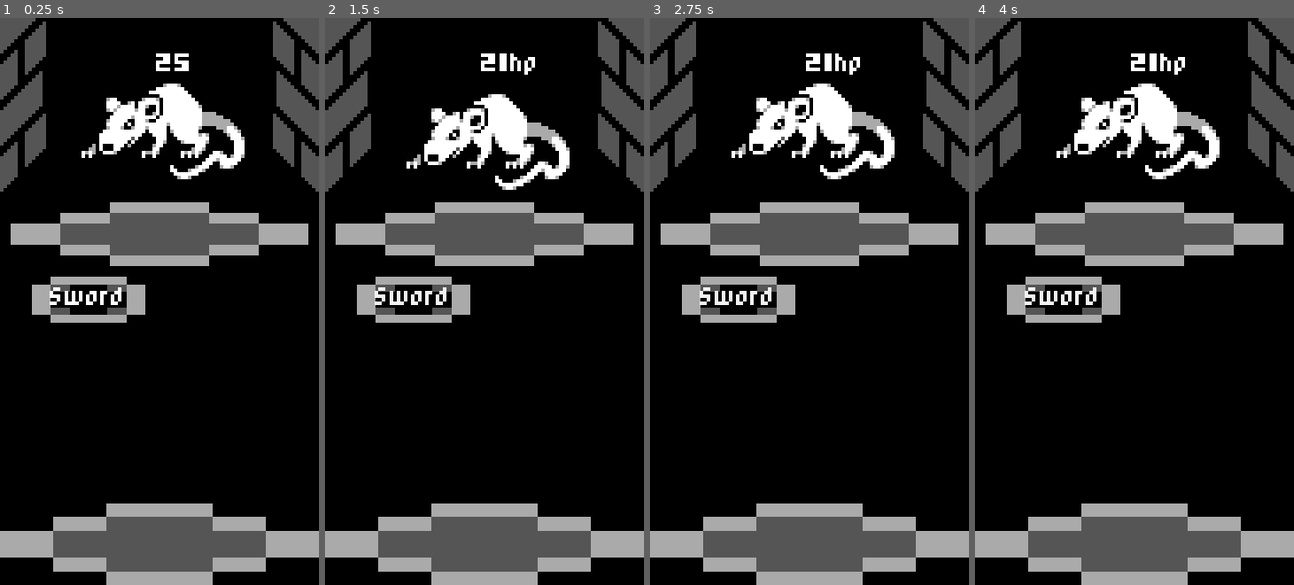
Above: before the commit, frames 1-4 (left to right).
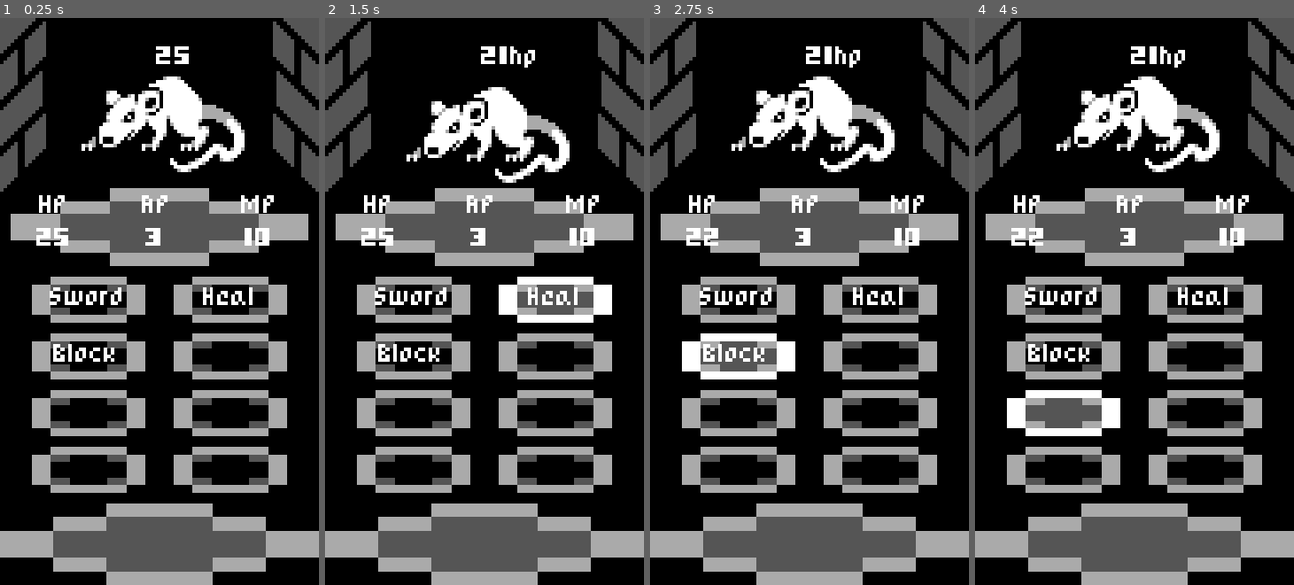
Above: after the commit, the same moments.

Repository: lufog/godot-heartbeast-mobile-rpg
Game: Godot game, scene res://battle/battle.tscn
Two runs of this game, one before a commit and one after it. Both use one fixed random seed, a clock stepped at 60 frames per second and the inputs below.
Inputs (mouse positions are in pixels of both pictures, inside the frame that each line leads up to):
- Up to frame 1 (0.25 s): no input
- Up to frame 2 (1.5 s): click "Sword" at 0.5 s; click (554, 301) at 1.25 s, where only the run after the commit has a clickable "Heal"
- Up to frame 3 (2.75 s): click (739, 358) at 2 s, where only the run after the commit has a clickable "Block"
- Up to frame 4 (4 s): click (1204, 358) at 2.77 s; click (1064, 414) at 3.52 s

The runs differ from the first frame. In frame 1, 19% of the frame differs, in the area x 3-97%, y 5-84%; in frame 2, 20%; in frame 3, 20%; in frame 4, 20%.

Commit message:
UI and Player Stats

Diff:
--- a/battle/battle.gd
+++ b/battle/battle.gd
@@ -2,7 +2,7 @@
 
 
 @onready var enemy: Node2D = $Enemy
-@onready var sword_button: Button = $UI/SwordButton
+@onready var action_buttons: GridContainer = $UI/ActionButtons
 
 
 func _on_sword_button_pressed() -> void:
@@ -12,4 +12,4 @@
 
 func _on_enemy_died() -> void:
 	enemy = null
-	sword_button.disabled = true
+	action_buttons.hide()
--- a/battle/battle.tscn
+++ b/battle/battle.tscn
@@ -1,12 +1,17 @@
-[gd_scene load_steps=5 format=3 uid="uid://be0gvhmimfdwh"]
+[gd_scene load_steps=7 format=3 uid="uid://be0gvhmimfdwh"]
 
 [ext_resource type="Script" path="res://battle/battle.gd" id="1_flv6j"]
+[ext_resource type="Script" path="res://battle/player_stats.gd" id="2_80dl3"]
 [ext_resource type="Texture2D" uid="uid://hehv3deekicm" path="res://assets/textures/dungeon.png" id="2_dmltc"]
 [ext_resource type="Texture2D" uid="uid://bq8bognr5usv5" path="res://assets/textures/mobile_rpg_mockup.png" id="3_bgxaa"]
 [ext_resource type="PackedScene" uid="uid://or02gjd30pjt" path="res://battle/enemy/enemy.tscn" id="4_8k0wj"]
+[ext_resource type="Script" path="res://battle/stats_panel.gd" id="6_u4hy0"]
 
 [node name="Battle" type="Node"]
 script = ExtResource("1_flv6j")
+
+[node name="PlayerStats" type="Node" parent="."]
+script = ExtResource("2_80dl3")
 
 [node name="Background" type="Sprite2D" parent="."]
 position = Vector2(45, 80)
@@ -19,7 +24,7 @@
 texture = ExtResource("3_bgxaa")
 
 [node name="Enemy" parent="." instance=ExtResource("4_8k0wj")]
-position = Vector2(46, 32)
+position = Vector2(46, 30)
 
 [node name="UI" type="Control" parent="."]
 layout_mode = 3
@@ -30,22 +35,135 @@
 grow_vertical = 2
 
 [node name="StatsPanel" type="Panel" parent="UI"]
+layout_mode = 0
 offset_left = 3.0
-offset_top = 52.0
+offset_top = 48.0
 offset_right = 87.0
 offset_bottom = 70.0
+script = ExtResource("6_u4hy0")
 
-[node name="SwordButton" type="Button" parent="UI"]
+[node name="StatsContainer" type="HBoxContainer" parent="UI/StatsPanel"]
+layout_mode = 1
+anchors_preset = 15
+anchor_right = 1.0
+anchor_bottom = 1.0
+grow_horizontal = 2
+grow_vertical = 2
+
+[node name="HPLabel" type="Label" parent="UI/StatsPanel/StatsContainer"]
+layout_mode = 2
+offset_top = 2.0
+offset_right = 25.0
+offset_bottom = 20.0
+size_flags_horizontal = 3
+text = "HP
+25"
+horizontal_alignment = 1
+vertical_alignment = 1
+
+[node name="APLabel" type="Label" parent="UI/StatsPanel/StatsContainer"]
+layout_mode = 2
+offset_left = 29.0
+offset_top = 2.0
+offset_right = 54.0
+offset_bottom = 20.0
+size_flags_horizontal = 3
+text = "AP
+3"
+horizontal_alignment = 1
+vertical_alignment = 1
+
+[node name="MPLabel" type="Label" parent="UI/StatsPanel/StatsContainer"]
+layout_mode = 2
+offset_left = 58.0
+offset_top = 2.0
+offset_right = 84.0
+offset_bottom = 20.0
+size_flags_horizontal = 3
+text = "MP
+10"
+horizontal_alignment = 1
+vertical_alignment = 1
+
+[node name="ActionButtons" type="GridContainer" parent="UI"]
+layout_mode = 0
 offset_left = 9.0
 offset_top = 73.0
-offset_right = 41.0
-offset_bottom = 86.0
+offset_right = 81.0
+offset_bottom = 134.0
+theme_override_constants/h_separation = 8
+theme_override_constants/v_separation = 3
+columns = 2
+
+[node name="SwordButton" type="Button" parent="UI/ActionButtons"]
+custom_minimum_size = Vector2(32, 13)
+layout_mode = 2
+offset_right = 32.0
+offset_bottom = 13.0
 text = "Sword"
 
+[node name="HealButton" type="Button" parent="UI/ActionButtons"]
+custom_minimum_size = Vector2(32, 13)
+layout_mode = 2
+offset_left = 40.0
+offset_right = 72.0
+offset_bottom = 13.0
+text = "Heal"
+
+[node name="BlockButton" type="Button" parent="UI/ActionButtons"]
+custom_minimum_size = Vector2(32, 13)
+layout_mode = 2
+offset_top = 16.0
+offset_right = 32.0
+offset_bottom = 29.0
+text = "Block"
+
+[node name="EmptyButton" type="Button" parent="UI/ActionButtons"]
+custom_minimum_size = Vector2(32, 13)
+layout_mode = 2
+offset_left = 40.0
+offset_top = 16.0
+offset_right = 72.0
+offset_bottom = 29.0
+
+[node name="EmptyButton2" type="Button" parent="UI/ActionButtons"]
+custom_minimum_size = Vector2(32, 13)
+layout_mode = 2
+offset_top = 32.0
+offset_right = 32.0
+offset_bottom = 45.0
+
+[node name="EmptyButton3" type="Button" parent="UI/ActionButtons"]
+custom_minimum_size = Vector2(32, 13)
+layout_mode = 2
+offset_left = 40.0
+offset_top = 32.0
+offset_right = 72.0
+offset_bottom = 45.0
+
+[node name="EmptyButton4" type="Button" parent="UI/ActionButtons"]
+custom_minimum_size = Vector2(32, 13)
+layout_mode = 2
+offset_top = 48.0
+offset_right = 32.0
+offset_bottom = 61.0
+
+[node name="EmptyButton5" type="Button" parent="UI/ActionButtons"]
+custom_minimum_size = Vector2(32, 13)
+layout_mode = 2
+offset_left = 40.0
+offset_top = 48.0
+offset_right = 72.0
+offset_bottom = 61.0
+
 [node name="TextBoxPanel" type="Panel" parent="UI"]
+layout_mode = 0
 offset_top = 137.0
 offset_right = 90.0
 offset_bottom = 160.0
 
+[connection signal="ap_changed" from="PlayerStats" to="UI/StatsPanel" method="_on_player_stats_ap_changed"]
+[connection signal="hp_changed" from="PlayerStats" to="UI/StatsPanel" method="_on_player_stats_hp_changed"]
+[connection signal="mp_changed" from="PlayerStats" to="UI/StatsPanel" method="_on_player_stats_mp_changed"]
 [connection signal="died" from="Enemy" to="." method="_on_enemy_died"]
-[connection signal="pressed" from="UI/SwordButton" to="." method="_on_sword_button_pressed"]
+[connection signal="pressed" from="UI/ActionButtons/SwordButton" to="." method="_on_sword_button_pressed"]
--- a/battle/enemy/enemy.gd
+++ b/battle/enemy/enemy.gd
@@ -16,6 +16,9 @@
 			animation_player.play("shake")
 			await animation_player.animation_finished
 			animation_player.play("attack")
+			await animation_player.animation_finished
+			var player_stats := get_parent().find_child("PlayerStats")
+			player_stats.hp -= 3
 
 @onready var hp_label: Label = $HPLabel
 @onready var animation_player: AnimationPlayer = $AnimationPlayer
--- a/battle/enemy/enemy.tscn
+++ b/battle/enemy/enemy.tscn
@@ -2,23 +2,6 @@
 
 [ext_resource type="Script" path="res://battle/enemy/enemy.gd" id="1_nu4ce"]
 [ext_resource type="Texture2D" uid="uid://cj8jhmism1c8x" path="res://assets/textures/rat.png" id="2_g065r"]
-
-[sub_resource type="Animation" id="Animation_h8rcp"]
-resource_name = "shake"
-length = 0.2
-step = 0.05
-tracks/0/type = "value"
-tracks/0/imported = false
-tracks/0/enabled = true
-tracks/0/path = NodePath("Sprite:position")
-tracks/0/interp = 1
-tracks/0/loop_wrap = true
-tracks/0/keys = {
-"times": PackedFloat32Array(0, 0.05, 0.1, 0.15, 0.2),
-"transitions": PackedFloat32Array(1, 1, 1, 1, 1),
-"update": 0,
-"values": [Vector2(-2, 2), Vector2(2, -2), Vector2(-3, -2), Vector2(2, 2), Vector2(0, 0)]
-}
 
 [sub_resource type="Animation" id="Animation_nlwaw"]
 length = 0.001
@@ -51,6 +34,23 @@
 "values": [Vector2(0, 0), Vector2(0, -3), Vector2(0, 9), Vector2(0, 0)]
 }
 
+[sub_resource type="Animation" id="Animation_h8rcp"]
+resource_name = "shake"
+length = 0.2
+step = 0.05
+tracks/0/type = "value"
+tracks/0/imported = false
+tracks/0/enabled = true
+tracks/0/path = NodePath("Sprite:position")
+tracks/0/interp = 1
+tracks/0/loop_wrap = true
+tracks/0/keys = {
+"times": PackedFloat32Array(0, 0.05, 0.1, 0.15, 0.2),
+"transitions": PackedFloat32Array(1, 1, 1, 1, 1),
+"update": 0,
+"values": [Vector2(-2, 2), Vector2(2, -2), Vector2(-3, -2), Vector2(2, 2), Vector2(0, 0)]
+}
+
 [sub_resource type="AnimationLibrary" id="AnimationLibrary_owu18"]
 _data = {
 "RESET": SubResource("Animation_nlwaw"),
--- /dev/null
+++ b/battle/player_stats.gd
@@ -0,0 +1,31 @@
+extends Node
+
+
+signal hp_changed(value: int)
+signal ap_changed(value: int)
+signal mp_changed(value: int)
+signal end_turn
+
+var max_hp := 25
+var hp := max_hp:
+	get:
+		return hp
+	set(value):
+		hp = min(value, max_hp)
+		hp_changed.emit(hp)
+
+var max_ap := 3
+var ap := max_ap:
+	get:
+		return ap
+	set(value):
+		ap = min(value, max_ap)
+		ap_changed.emit(ap)
+
+var max_mp := 10
+var mp := max_mp:
+	get:
+		return mp
+	set(value):
+		mp = min(value, max_mp)
+		mp_changed.emit(mp)
--- /dev/null
+++ b/battle/stats_panel.gd
@@ -0,0 +1,18 @@
+extends Panel
+
+
+@onready var hp_label: Label = $StatsContainer/HPLabel
+@onready var ap_label: Label = $StatsContainer/APLabel
+@onready var mp_label: Label = $StatsContainer/MPLabel
+
+
+func _on_player_stats_hp_changed(value) -> void:
+	hp_label.text = "HP\n" + str(value)
+
+
+func _on_player_stats_ap_changed(value) -> void:
+	ap_label.text = "AP\n" + str(value)
+
+
+func _on_player_stats_mp_changed(value) -> void:
+	mp_label.text = "MP\n" + str(value)
--- a/default_theme.tres
+++ b/default_theme.tres
@@ -50,4 +50,5 @@
 Button/styles/hover = SubResource("StyleBoxTexture_iwd5d")
 Button/styles/normal = SubResource("StyleBoxTexture_pfbth")
 Button/styles/pressed = SubResource("StyleBoxTexture_sbv5j")
+Label/colors/font_color = Color(1, 1, 1, 1)
 Panel/styles/panel = SubResource("StyleBoxTexture_13kkx")
